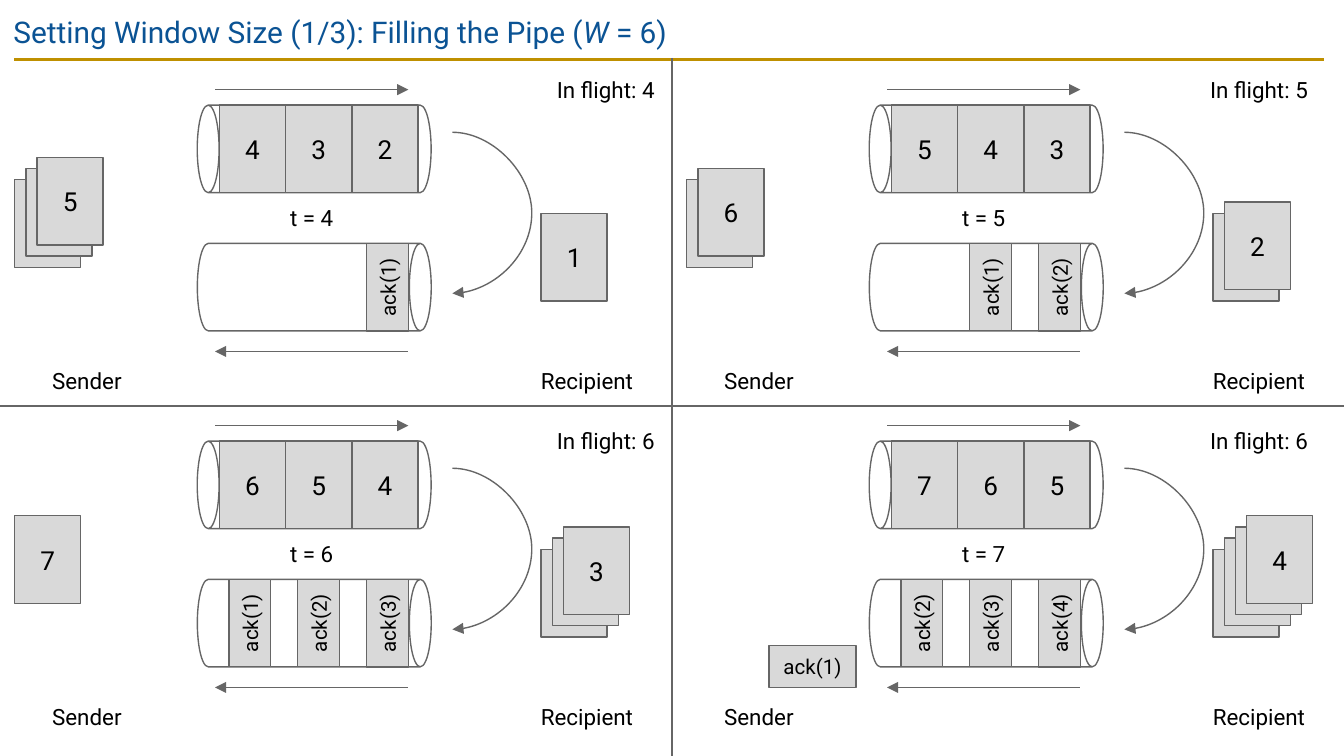
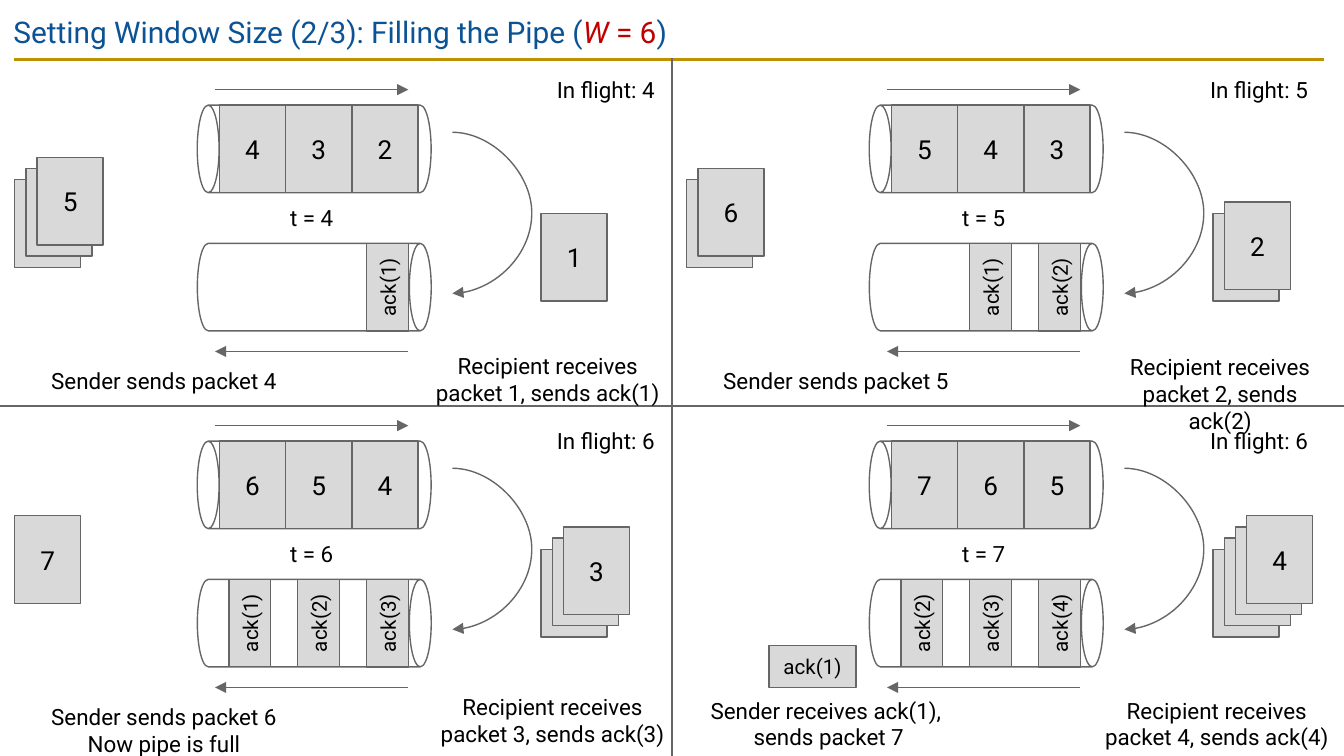
Before and after one commit to guhofstra/CSC175Sp26, a slide deck: slide 42 of PPTs/Lecture 10 - Reliability.pptx. Drawn at 1344x756 pixels with LibreOffice and Linux fonts; fonts in the diff are those of the drawing. Boxes give left, top, right and bottom in pixels: in the first picture for what was removed or moved away, otherwise in the second. Text is boxed around its words. In the diff, an @@ line names an element or a change of style, - is before the commit and + after.

```diff
--- a/PPTs/Lecture 10 - Reliability.pptx
+++ b/PPTs/Lecture 10 - Reliability.pptx
@@ title at [13, 19, 667, 50]: text changed @@
-Setting Window Size (1/3): Filling the Pipe (W = 6)
+Setting Window Size (2/3): Filling the Pipe (W = 6)
@@ text at [436, 358, 659, 407]: text changed @@
-Recipient
+Recipient receives packet 1, sends ack(1)
@@ text at [1130, 359, 1310, 435]: text changed @@
-Recipient
+Recipient receives packet 2, sends ack(2)
@@ text at [51, 372, 277, 394]: text changed @@
-Sender
+Sender sends packet 4
@@ text at [723, 372, 949, 394]: text changed @@
-Sender
+Sender sends packet 5
@@ text at [51, 708, 277, 756]: text changed @@
-Sender
+Sender sends packet 6
+Now pipe is full
@@ text at [441, 699, 664, 747]: text changed @@
-Recipient
+Recipient receives packet 3, sends ack(3)
@@ text at [711, 701, 942, 750]: text changed @@
-Sender
+Sender receives ack(1), sends packet 7
@@ text at [1105, 703, 1328, 750]: text changed @@
-Recipient
+Recipient receives packet 4, sends ack(4)
```
Also in this commit, not shown: 9 other slides changed, 1 slide added, 2 slides removed, 30 other files.
